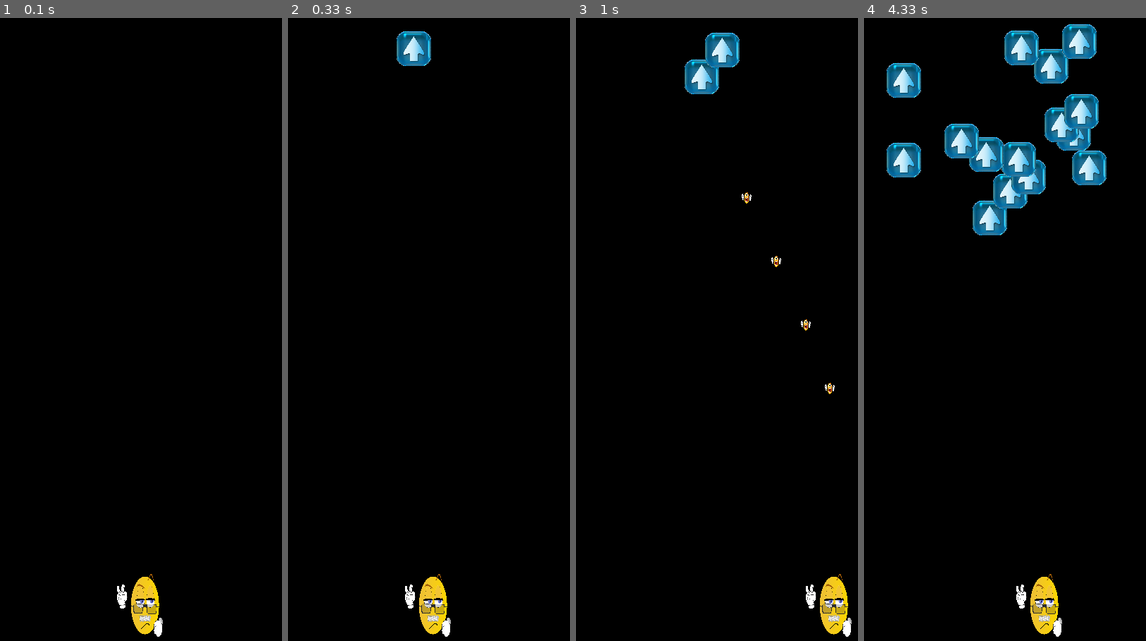
Above: before the commit, frames 1-4 (left to right).
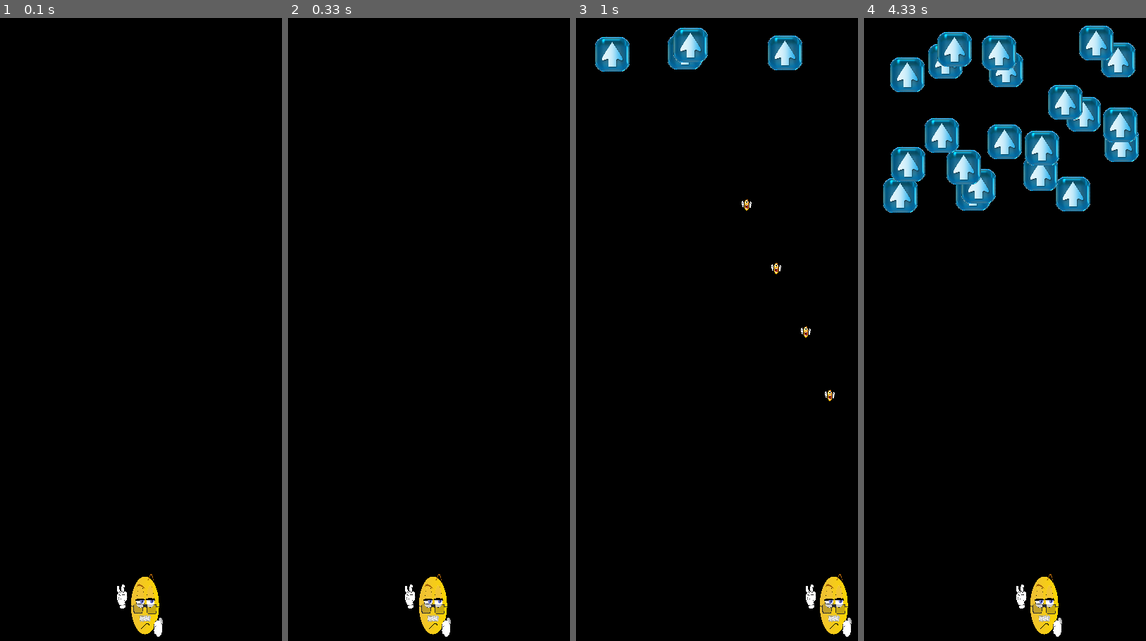
Above: after the commit, the same moments.

Repository: pygameprj/pygame
Game: pygame game, started from Pygame_t2.py
Same seed, same stepped clock (60 frames per second), same inputs: the game is played once before the commit and once after it.
Inputs:
- Up to frame 1 (0.1 s): no input
- Up to frame 2 (0.33 s): no input
- Up to frame 3 (1 s): hold Space 0.33-0.8 s; hold Right 0.33-0.8 s
- Up to frame 4 (4.33 s): hold Left 1.83-2.37 s; hold Left 2.4-2.8 s; hold Right 2.83-3.47 s; hold Left 3.5-3.97 s; hold Right from 4 s (still down); tap Space at 4.07 s

Frame 1 is identical in both runs. In frame 2, 0.6% of the frame differs, in the area x 38-51%, y 2-8%; in frame 3, 3.5%; in frame 4, 15%, in the area x 6-98%, y 0-35%.

Commit message:
객체지향 적으로 코드 수정 및 플래이어와의 상호작용 일부 추가

Diff:
--- a/Pygame_t2.py
+++ b/Pygame_t2.py
@@ -7,6 +7,12 @@
 BLACK = (0, 0, 0)
 WHITE = (255, 255, 255)
 GREEN = (0,255, 0)
+M_PER = 10 # 미사일 생성 확률 퍼센트
+player_HP = 100
+player_SPEED = 7
+misile_SPEED = 15
+obs_HP = 5
+obs_SPEED = 1
 
 #objSize
 playerSizeX = 80
@@ -27,6 +33,7 @@
         self.y = 0
         self.move = 0
         self.HP = 1
+        self.STR = 1
 
     def put_img(self, address):
         if address[-3:] == "png":
@@ -42,6 +49,42 @@
     def show(self):
         screen.blit(self.img, (self.x, self.y))
 
+def initPlayer(player):
+    player.put_img("image\good.png")
+    player.change_size(playerSizeX, playerSizeY)
+    player.x = round((SCREEN_WIDTH - player.sx)/2)
+    player.y = SCREEN_HEIGHT - player.sy - 15
+    player.move = player_SPEED
+    player.HP = player_HP
+
+def newMisile(m_list, m_STR, player):
+    misile = obj()  # misile
+    misile.put_img("image\gbad.png")
+    misile.change_size(misileSizeX, misileSizeY)
+    misile.x = round(player.x + player.sx/2 - misile.sx/2)
+    misile.y = player.y - misile.y
+    misile.move = misile_SPEED
+    misile.STR = m_STR
+    m_list.append(misile)
+
+def newobs(obs_list):
+    if random.random() < M_PER/100:
+        obstacle = obj()  # devil
+        obstacle.put_img("image\direction.png")
+        obstacle.change_size(obsSizeX, obsSizeY)
+        obstacle.x = random.randrange(0, SCREEN_WIDTH - obstacle.sx)
+        obstacle.y = 10
+        obstacle.move = obs_SPEED
+        obstacle.HP = obs_HP
+        obs_list.append(obstacle)
+
+#충돌여부
+def oLap(obj1, obj2):
+    if obj1.x <= obj2.x + obj2.sx and obj1.x + obj1.sx >= obj2.x and obj1.y <= obj2.y + obj2.sy and obj1.y + obj1.sy >= obj2.y:
+        return True
+    return False
+
+#오브젝트 이동
 def UPObjf(obj_list):
     for i in range(len(obj_list)):
         obj = obj_list[i]
@@ -53,38 +96,65 @@
         obj.y += obj.move
 
 #오브젝트 삭제
-def delObjf(obj_list):
-    delobs_list = []
-    for i in range(len(obj_list)):
-        obj = obj_list[i]
-        if obj.y - obj.move <= 0 or obj.y + obj.move >= SCREEN_HEIGHT:
-            delobs_list.append(i)
-
-    for delObj in list(set(delobs_list)):
-        del obj_list[delObj]
-
-#미사일과 오브젝트 충돌하면 파괴
-def ifHitf(m_list, obs_list):
-    TF = False  #츙돌 유무 판별
-    delobs_list = []
-    delM_list = []
+def delObjf(obj_list, delObj_list):
+    if len(delObj_list):
+        # print("del list: ", delObj_list)
+
+        reversed_delObj_list = delObj_list[::-1]    #역순으로 읽어야 버그 안 터짐
+        for delObj in reversed_delObj_list:
+            del obj_list[delObj]
+
+#오브젝트가 나가면 삭제
+def outOfObj(obj_list):
+    delObj_list = []
+    if len(obj_list):
+        for i in range(len(obj_list)):
+            if obj_list[i].y < 0 or obj_list[i].y + obj_list[i].sy > SCREEN_HEIGHT:
+                delObj_list.append(i)
+    delObjf(obj_list, delObj_list)
+
+#충돌
+def hitObs(m_list, obs_list):
+    TF = False
+    delObs_list = []; delM_list = []
 
     for i in range(len(m_list)):
         for j in range(len(obs_list)):
-            if m_list[i].x - obsSizeX <= obs_list[j].x and m_list[i].x >= obs_list[j].x and m_list[i].y - obsSizeY <= obs_list[j].y:
+            if oLap(m_list[i], obs_list[j]):
                 m_list[i].HP -= 1; obs_list[j].HP -= 1
-
                 if  m_list[i].HP <= 0 and i not in delM_list: delM_list.append(i)
-                if obs_list[j].HP <= 0 and j not in delobs_list: delobs_list.append(j)
-                TF =  True
-
-    if len(delobs_list):
-        for delobsObj in delobs_list:
-            del obs_list[delobsObj]
-    if len(m_list):
-        for delMObj in delM_list:
-            del m_list[delMObj]
+                if obs_list[j].HP <= 0 and j not in delObs_list: delObs_list.append(j)
+                TF = True
+
+    delObjf(obs_list, delObs_list)
+    delObjf(m_list, delM_list)
     return TF
+
+def hitPlayer(player, obs_list):
+    TF = False; delObs_list = []
+    for j in range(len(obs_list)):
+        if oLap(obs_list[j], player):
+            obs_list[j].HP -= obs_HP
+            if obs_list[j].HP <= 0 and j not in delObs_list: delObs_list.append(j)
+            TF = True
+    delObjf(obs_list, delObs_list)
+    return TF
+
+#그리기 함수
+def drawf(screen, player, m_list, obs_list):
+    screen.fill(BLACK)
+    player.show()
+
+    for misile in m_list:
+        misile.show()
+    for obstacle in obs_list:
+        obstacle.show()
+
+#게임 오버
+def ifGameOver(player):
+    if player.HP <= 0:
+        print("player HP is 0 \n GAME OVER!")
+        exit(0)
 
 def main():
     # 1. 게임 초기화
@@ -92,26 +162,18 @@
     screen = pygame.display.set_mode((SCREEN_WIDTH, SCREEN_HEIGHT))
 
     # 2. 게임창 옵션 설정
-
     title = "My Game"
     pygame.display.set_caption(title)
 
     # 3. 게임내 필요한 설정
+    misile_list = []; obstacle_list = []
     clock = pygame.time.Clock()
     count = 0 #미사일 지연
     obsCount = 0 #장애물 삭제 갯수
+    misile_STR = 1 #미사일 공격력
 
     player = obj()  # SpaceShip
-    player.put_img("image\good.png")
-    player.change_size(playerSizeX, playerSizeY)
-
-    player.x = round((SCREEN_WIDTH - player.sx)/2)
-    player.y = SCREEN_HEIGHT - player.sy - 15
-
-    player.move = 7
-
-    misile_list = []
-    obstacle_list = []
+    initPlayer(player) #플래이어 상태 초기화
 
     # 4. 메인 이벤트
     while True:
@@ -121,6 +183,8 @@
         for event in pygame.event.get():
             if event.type == pygame.QUIT:
                 exit(0)
+        ifGameOver(player)
+        # print("player HP: ", player.HP, end ="\n")
 
         #4-3키입력 움직임
         key_event = pygame.key.get_pressed()
@@ -136,47 +200,29 @@
 
         #스패이스바 입력시 미사일 생성
         if key_event[pygame.K_SPACE] and count % 6 == 0:
+            newMisile(misile_list, misile_STR, player)
             count = 0
-            misile = obj()  # misile
-            misile.put_img("image\gbad.png")
-            misile.change_size(misileSizeX, misileSizeY)
-            misile.x = round(player.x + player.sx/2 - misile.sx/2)
-            misile.y = player.y - misile.y - 10
-            misile.move = 15
-            misile_list.append(misile)
         count += 1
 
         # 랜덤하게 생성 되는 장애물
-        if random.random() > 0.95:
-            obstacle = obj()  # devil
-            obstacle.put_img("image\direction.png")
-            obstacle.change_size(obsSizeX, obsSizeY)
-            obstacle.x = random.randrange(0, SCREEN_WIDTH - obstacle.sx - round(player.sx / 2))
-            obstacle.y = 10
-            obstacle.move = 1
-            obstacle.HP = 3
-            obstacle_list.append(obstacle)
+        newobs(obstacle_list)
 
         #move obj
         UPObjf(misile_list)
         DOWNObjf(obstacle_list)
 
         #del obj
-        if len(misile_list): delObjf(misile_list)
-        if len(obstacle_list): delObjf(obstacle_list)
-
-        #오브젝트 파괴
-        if ifHitf(misile_list, obstacle_list): obsCount += 1
+        outOfObj(misile_list)
+        outOfObj(obstacle_list)
+
+        #충돌시 오브젝트 파괴
+        if hitObs(misile_list, obstacle_list): obsCount += 1
+        #플래이어 체력 감소
+        if hitPlayer(player, obstacle_list): player.HP -= 1
         # print("obs del count: ",obsCount)
 
         # 4-4, 그리기
-        screen.fill(BLACK)
-        player.show()
-
-        for misile in misile_list:
-            misile.show()
-        for obstacle in obstacle_list:
-            obstacle.show()
+        drawf(screen, player, misile_list, obstacle_list)
 
         # 4-5, 업데이트
         pygame.display.flip()
